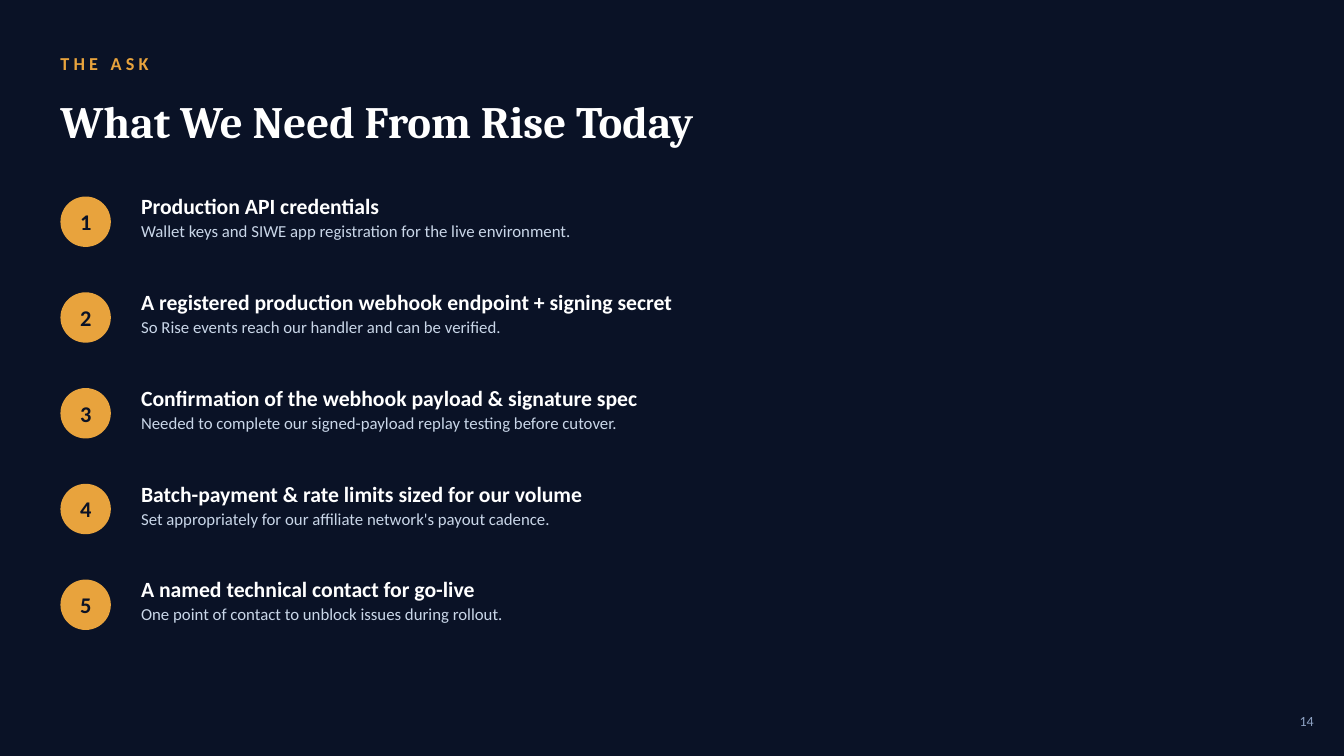
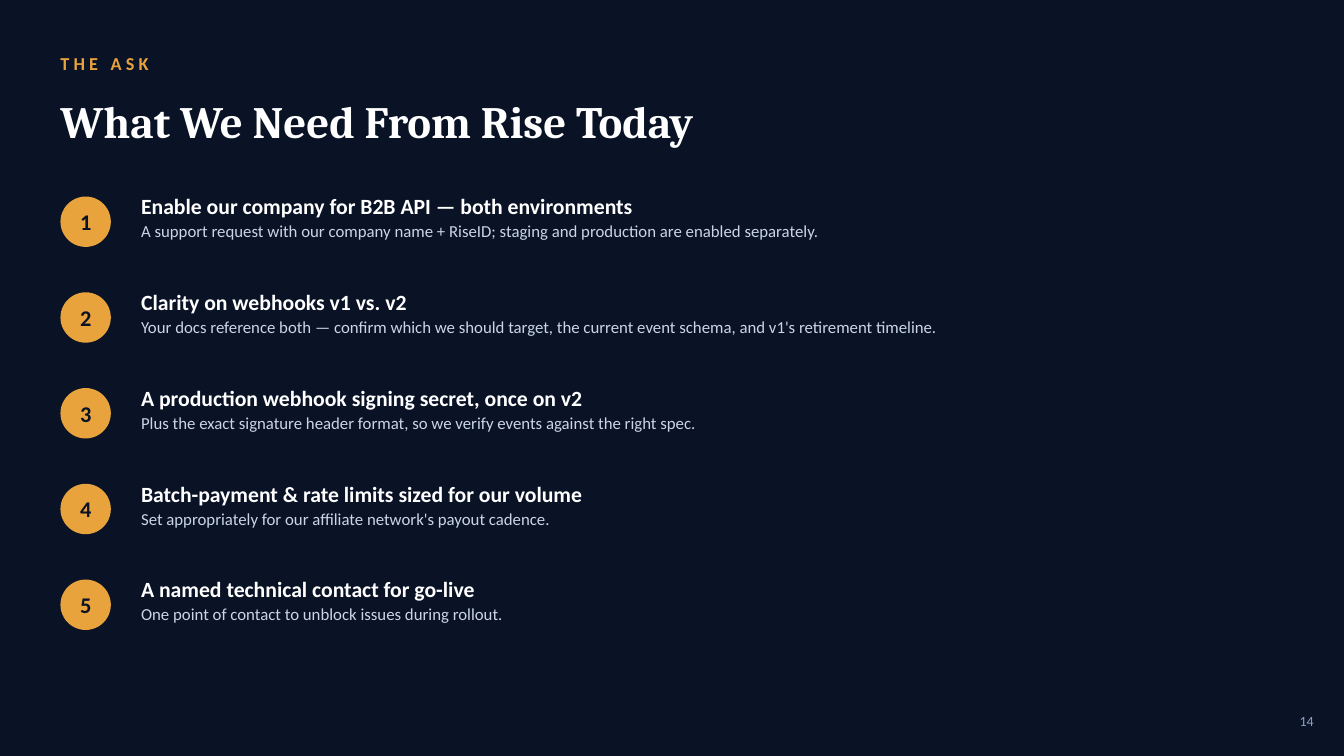
Before and after one commit to ripper7375/trading-alerts-saas-public, a slide deck: slide 14 of docs/riskworks-presentation-deck/DavinTrade-Rise-Partnership-Proposal_v2.pptx. Drawn at 1344x756 pixels with LibreOffice and Linux fonts; fonts in the diff are those of the drawing. Boxes give left, top, right and bottom in pixels: in the first picture for what was removed or moved away, otherwise in the second. Text is boxed around its words. In the diff, an @@ line names an element or a change of style, - is before the commit and + after.

```diff
--- a/docs/riskworks-presentation-deck/DavinTrade-Rise-Partnership-Proposal_v2.pptx
+++ b/docs/riskworks-presentation-deck/DavinTrade-Rise-Partnership-Proposal_v2.pptx
@@ text at (141, 198, 818, 240): text changed @@
-Production API credentials
-Wallet keys and SIWE app registration for the live environment.
+Enable our company for B2B API — both environments
+A support request with our company name + RiseID; staging and production are enabled separately.
@@ text at (141, 294, 936, 336): text changed; size 15.5 to 12 pt; text colour #FFFFFF to #C9D6E8; bold off @@
-A registered production webhook endpoint + signing secret
-So Rise events reach our handler and can be verified.
+Clarity on webhooks v1 vs. v2
+Your docs reference both — confirm which we should target, the current event schema, and v1's retirement timeline.
@@ text at (141, 390, 695, 432): text changed @@
-Confirmation of the webhook payload & signature spec
-Needed to complete our signed-payload replay testing before cutover.
+A production webhook signing secret, once on v2
+Plus the exact signature header format, so we verify events against the right spec.
```
Also in this commit, not shown: 7 other slides changed, 13 other files.
